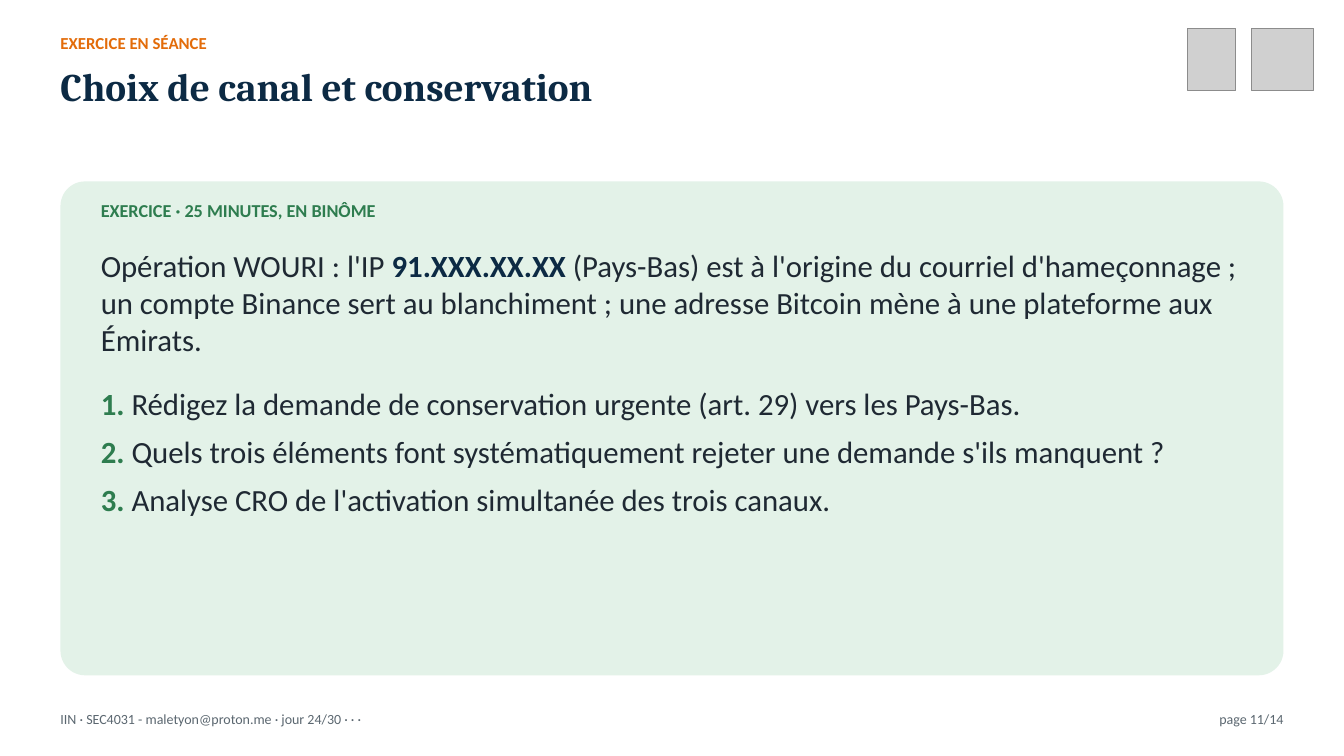
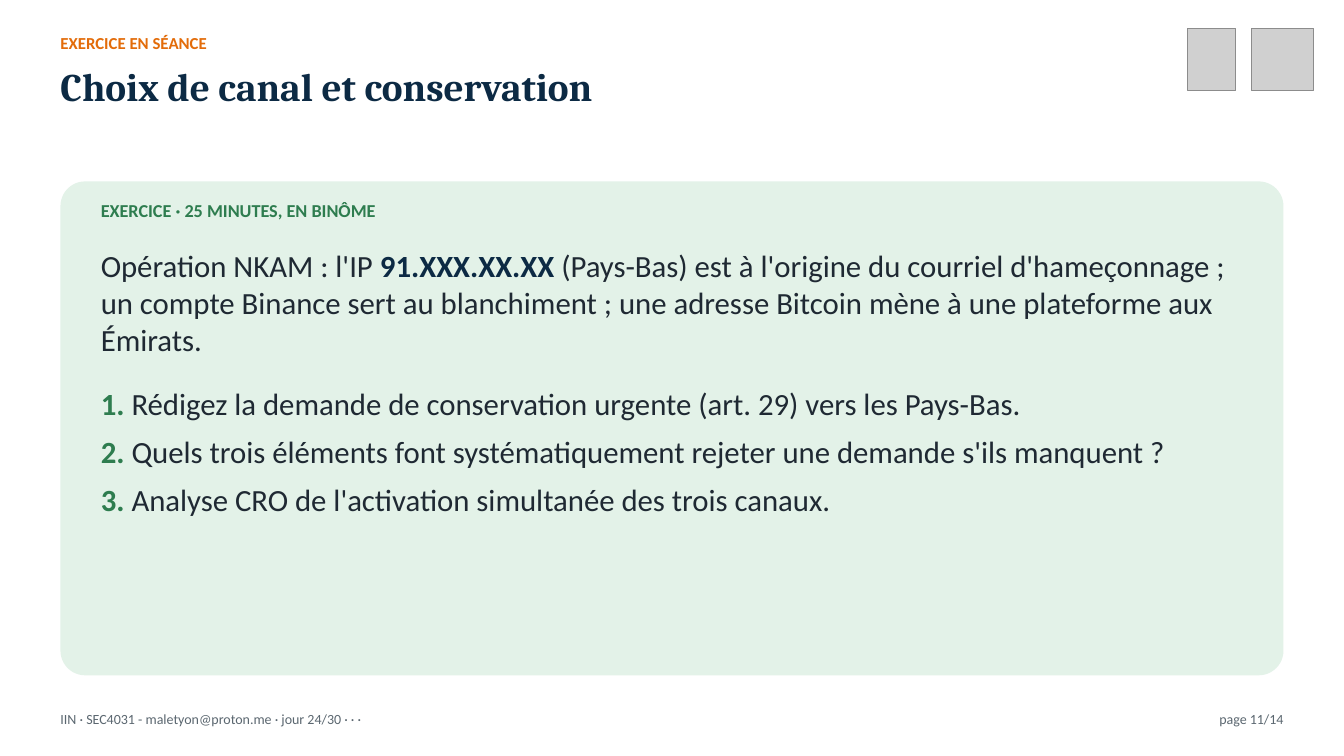
Before and after one commit to MaletYon/cours-iin, a slide deck: slide 11 of Présentation/IIN_J24.pptx. Drawn at 1344x756 pixels with LibreOffice and Linux fonts; fonts in the diff are those of the drawing; grey boxes stand for pictures. Boxes give left, top, right and bottom in pixels: in the first picture for what was removed or moved away, otherwise in the second. Text is boxed around its words. In the diff, an @@ line names an element or a change of style, - is before the commit and + after.

Commit message:
Cohérence des cas pratiques : noms et opérations sans homonyme d'un cours à l'autre (livre, fiches, présentations, NDAP SUKULU)

```diff
--- a/Présentation/IIN_J24.pptx
+++ b/Présentation/IIN_J24.pptx
@@ text at (101,254,1212,352): text changed @@
-Opération WOURI : l'IP 91.XXX.XX.XX (Pays-Bas) est à l'origine du courriel d'hameçonnage ; un compte Binance sert au blanchiment ; une adresse Bitcoin mène à une plateforme aux Émirats.
+Opération NKAM : l'IP 91.XXX.XX.XX (Pays-Bas) est à l'origine du courriel d'hameçonnage ; un compte Binance sert au blanchiment ; une adresse Bitcoin mène à une plateforme aux Émirats.
```
Also in this commit, not shown: 52 other files.
